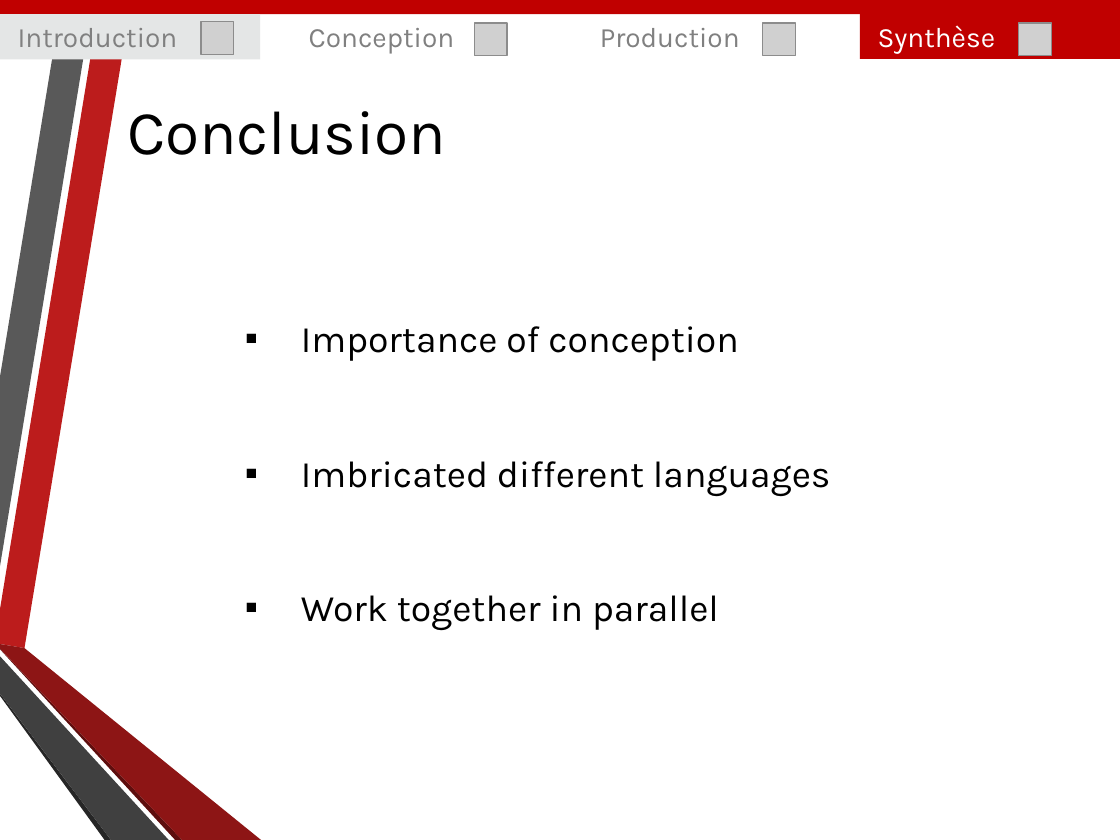
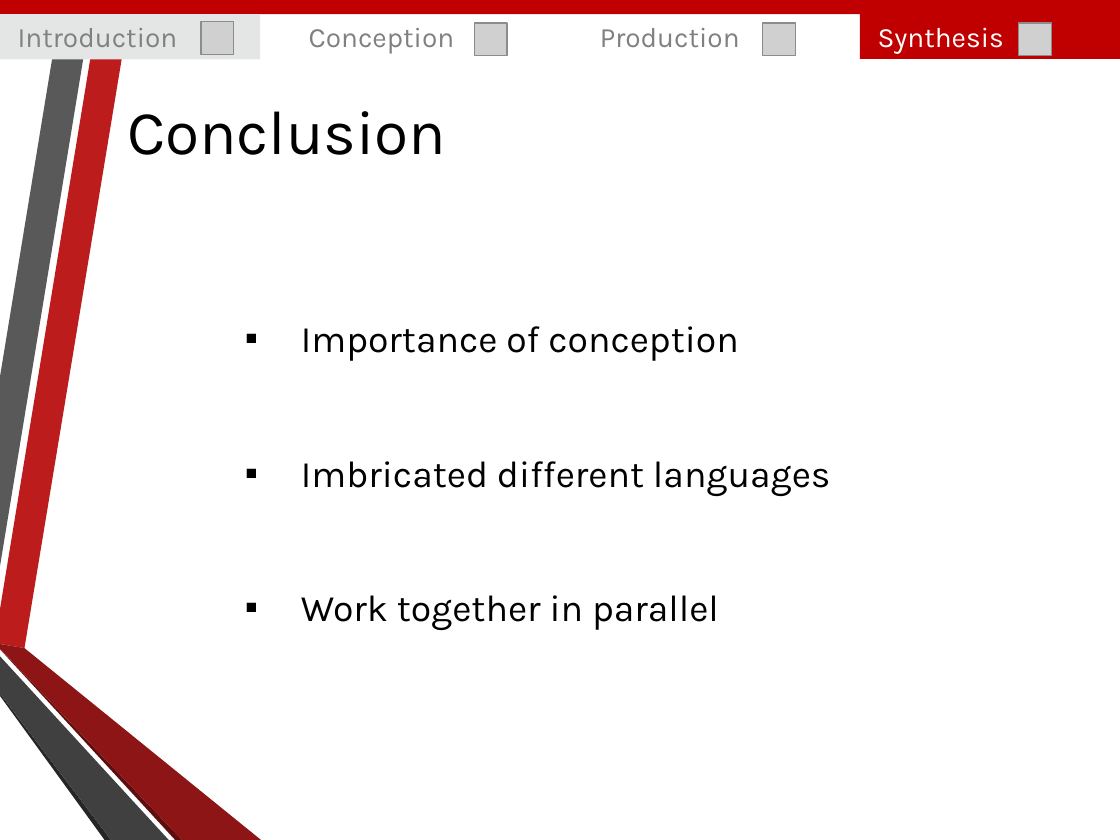
Before and after one commit to Amaknes/ProjetWeb, a slide deck: slide 15 of Livrables/Diapo_Projet_Web.pptx (slide 17 before the commit). Drawn at 1120x840 pixels with LibreOffice and Linux fonts; fonts in the diff are those of the drawing; grey boxes stand for pictures; background and template pictures are left out. Boxes give left, top, right and bottom in pixels: in the first picture for what was removed or moved away, otherwise in the second. Text is boxed around its words. In the diff, an @@ line names an element or a change of style, - is before the commit and + after.

```diff
--- a/Livrables/Diapo_Projet_Web.pptx
+++ b/Livrables/Diapo_Projet_Web.pptx
@@ text in rectangle at bbox=[878, 27, 1004, 53]: text changed @@
-Synthèse
+Synthesis
```
Also in this commit, not shown: 3 other slides changed, 2 slides removed.
